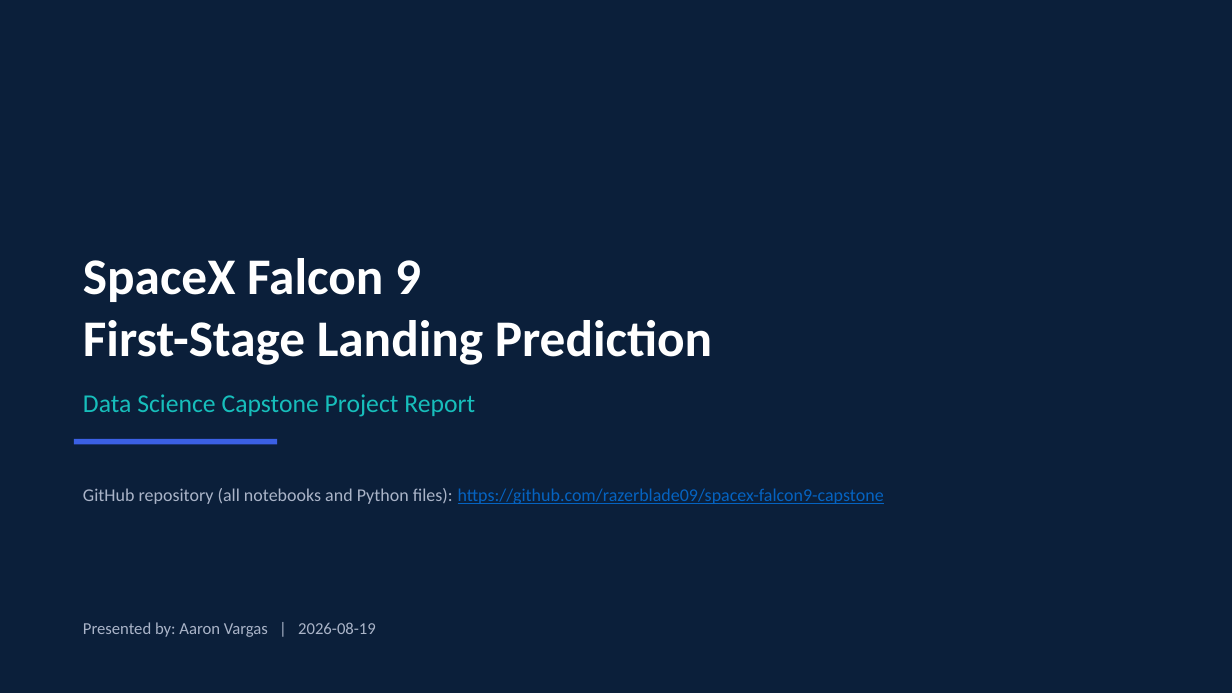
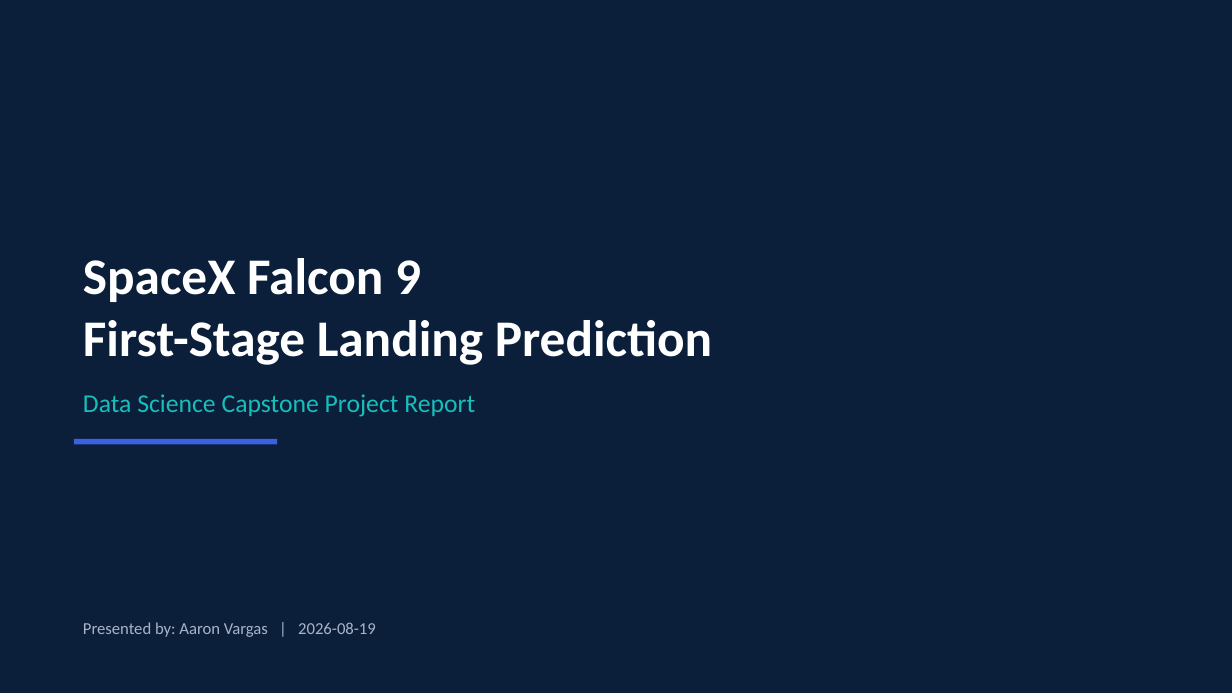
Before and after one commit to razerblade09/spacex-falcon9-capstone, a slide deck: slide 1 of Data_Science_Capstone_Presentation.pptx. Drawn at 1232x693 pixels with LibreOffice and Linux fonts; fonts in the diff are those of the drawing. Boxes give left, top, right and bottom in pixels: in the first picture for what was removed or moved away, otherwise in the second. Text is boxed around its words. In the diff, an @@ line names an element or a change of style, - is before the commit and + after.

```diff
--- a/Data_Science_Capstone_Presentation.pptx
+++ b/Data_Science_Capstone_Presentation.pptx
@@ text removed at [83, 488, 884, 504] @@
-GitHub repository (all notebooks and Python files): https://github.com/razerblade09/spacex-falcon9-capstone
```
Also in this commit, not shown: 4 other files.
